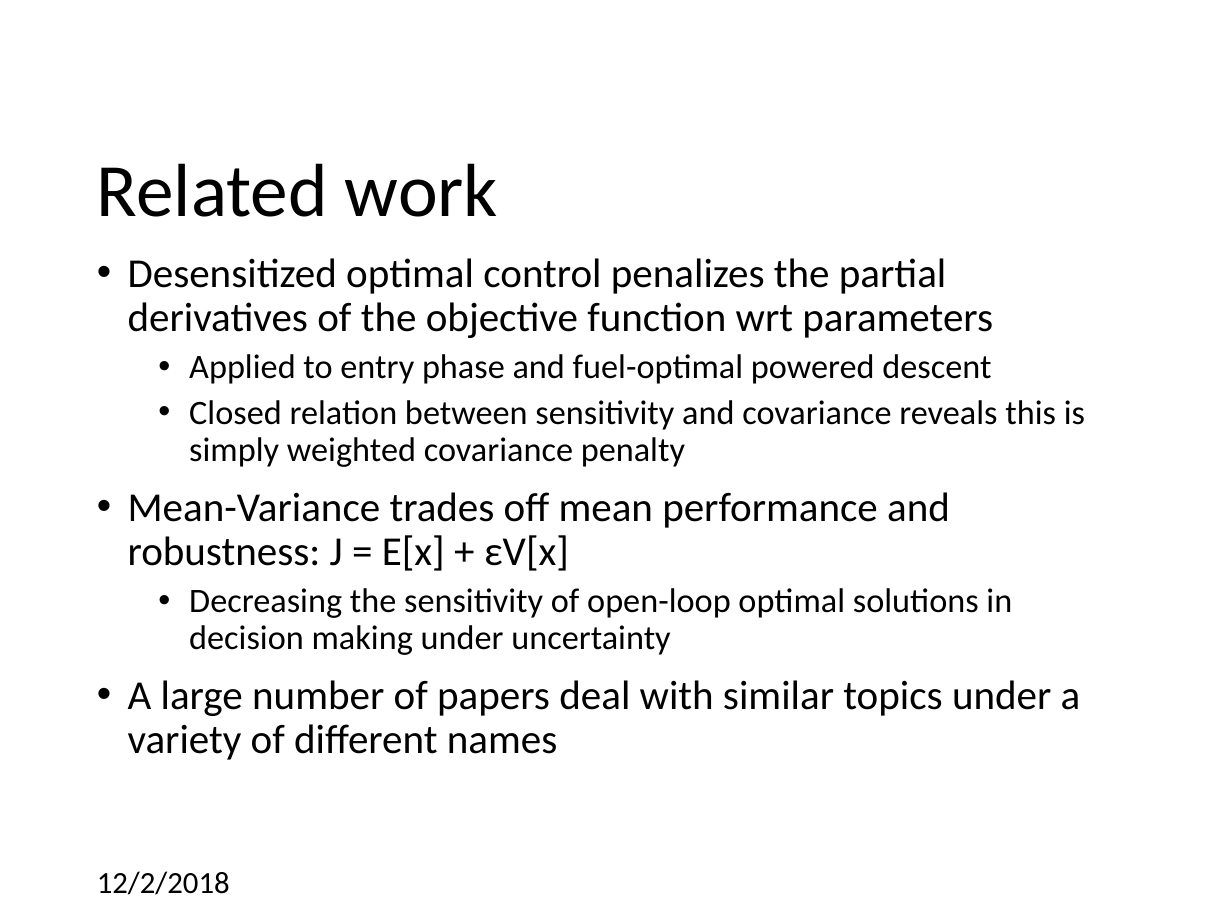
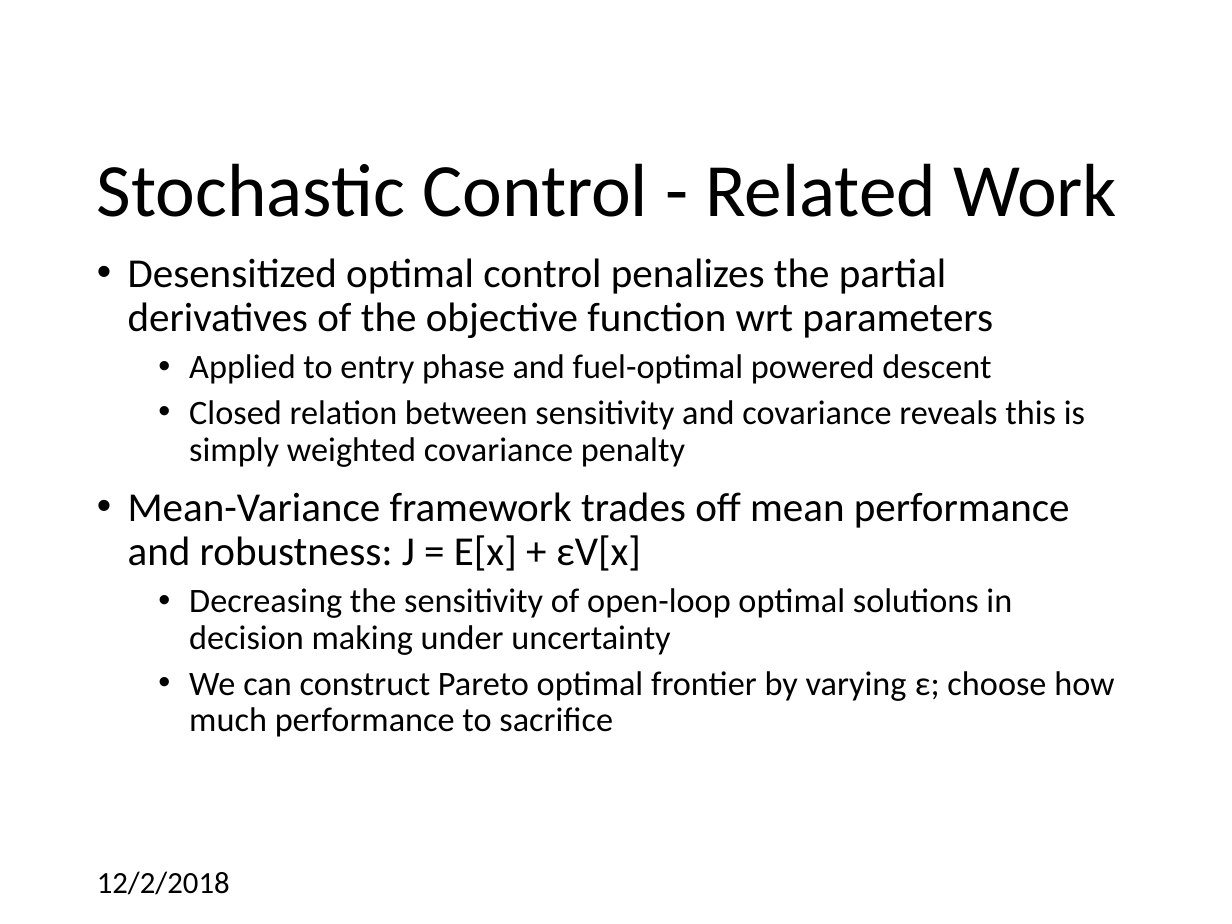
Before and after one commit to CDNoyes/EDL-Py, a slide deck: slide 12 of Documents/Qual Exam.pptx (slide 11 before the commit). Drawn at 1232x924 pixels with LibreOffice and Linux fonts; fonts in the diff are those of the drawing; background and template pictures are left out. Boxes give left, top, right and bottom in pixels: in the first picture for what was removed or moved away, otherwise in the second. Text is boxed around its words. In the diff, an @@ line names an element or a change of style, - is before the commit and + after.

```diff
--- a/Documents/Qual Exam.pptx
+++ b/Documents/Qual Exam.pptx
@@ title at (97,163,1117,217): text changed @@
-Related work
+Stochastic Control - Related Work
@@ text at (128,492,1070,571): text changed @@
-• Mean-Variance trades off mean performance and robustness: J = E[x] + εV[x]
+• Mean-Variance framework trades off mean performance and robustness: J = E[x] + εV[x]
@@ text at (189,671,1114,737): text changed; size 24 to 20 pt @@
-• A large number of papers deal with similar topics under a variety of different names
+  • We can construct Pareto optimal frontier by varying ε; choose how much performance to sacrifice
```
Also in this commit, not shown: 14 other slides changed, 3 slides added.
